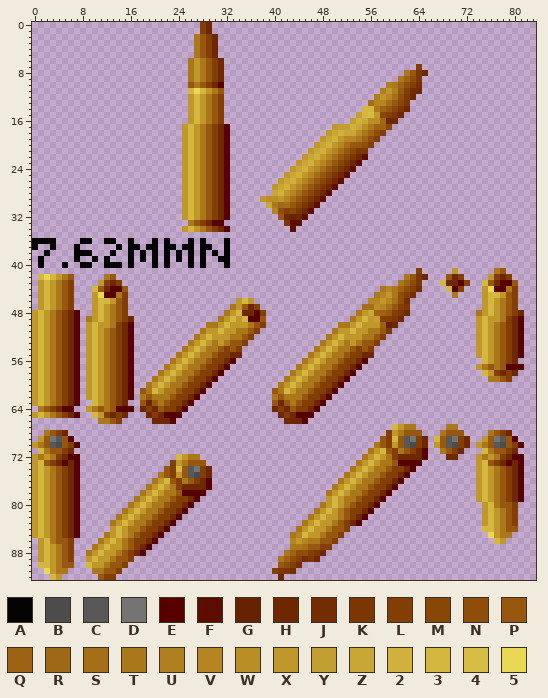
File history of a sprite sheet, graphics/Casings/776.png. This is how it looked before the edit.
The file is 84x93 pixels. Colours within 5 levels of each other are drawn and written as one.
Palette (. is transparent): A #040404  B #4c4c4c  C #585858  D #747474  E #570000  F #5c0d00  G #682101  H #6f2700  J #732d01  K #7b3602  L #833f03  M #894707  N #8f4d0a  P #97570f  Q #9d6213  R #9e6816  S #a56f18  T #ab771b  U #af7e1f  V #b48522  W #b98e27  X #bf972b  Y #c39e30  Z #c9a736  2 #cfb13b  3 #d3b73f  4 #d7bd43  5 #e8d854
Pixels before (only the part around the change), first column x 62:
26 ......................
27 ......................
28 ......................
29 ......................
30 ......................
31 ......................
32 ......................
33 ......................
34 ......................
35 ......................
36 ......................
37 ......................
38 ......................
39 ......................
40 ......................
41 ..L.....X......TP.....
42 TPKH...PHL....XLHL....
43 QNK...3HHEL..3PHEEP...
44 NLJ....3EL...X5EETL...
45 LJ......T....X33XPL...
46 J............X3XTPL...
47 K............X3XTPL...
48 H...........TX3XTPLH..
49 ............X3XXTLHE..
50 ............X3XTPLHE..
51 ............X3XTPLHE..
52 ............X3XTPLHE..
53 ............X3XTPLHE..
54 ............X3XTPLHE..
55 ............X3XTPLHE..
56 .............3XTPLH...
57 ............XTPTPEEE..
58 .............3XLHLH...
59 ..............TTPL....
60 ......................
61 ......................
62 ......................
63 ......................
64 ......................
65 ......................
66 ......................
67 TT.....TT.............
68 PPP...TPPP....TPLH....
69 CDLH.3PCDLH..XPDCPE...
70 CBLH.XPCBLH.XTPCBPLE..
71 PLHE..TPLH...3TPPLH...
72 HHHE...HH...XTXTLHEE..
73 EEE.........X3PLHEHE..
74 HE..........X3XTPLHE..
75 E...........X3XTPLHE..
76 ............X3XTPLHE..
77 ............X3XTPLHE..
78 ............X3XTPLHE..
79 ............X3XTPLHE..
80 .............X3TPPL...
81 .............X3XTPL...
82 .............X3XTPL...
83 .............X3XTPL...
84 .............33XTPP...
85 ..............5XTT....
86 ...............3X.....
87 ......................
88 ......................
89 ......................
90 ......................
91 ......................
92 ......................
And afterwards:
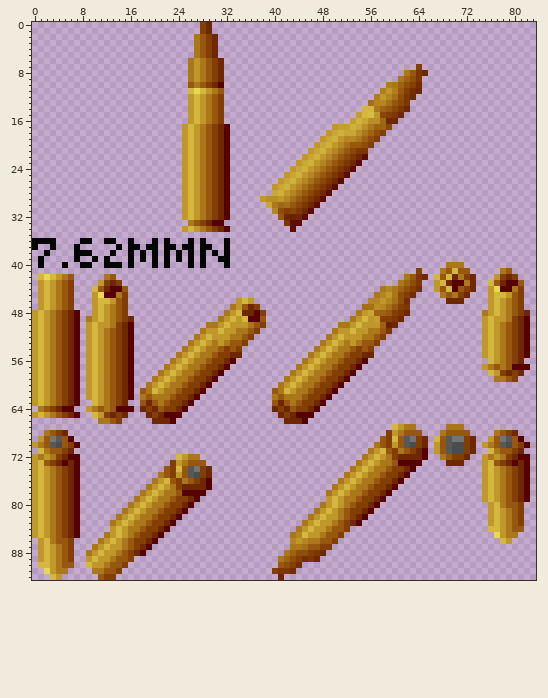
Log entry: Fix Casing sprite facing designations
The edit:
y 40: x 69..71 ... -> TTT
y 41: x 68..72 ..X.. -> TP3PP; x 77..79 TP. -> .TP
y 42: x 67..69 ..P -> 3P3; x 71..73 L.. -> TLH; x 76..80 XLHL. -> .XLHL
y 43: x 67 . -> X; x 70 H -> E; x 72..73 L. -> TH; x 75..78 3PHE -> .3PH; x 80..81 P. -> EP
y 44: x 67..68 .. -> XP; x 71..73 L.. -> PLH; x 75..77 X5E -> .X5; x 79..81 TL. -> ETL
y 45: x 68..69 .. -> TP; x 71..72 .. -> LH; x 75..76 X3 -> .X; x 78..81 XPL. -> 3XPL
y 46: x 69..71 ... -> HHH; x 75..81 X3XTPL. -> .X3XTPL
y 47: x 75..81 X3XTPL. -> .X3XTPL
y 48: x 74..82 TX3XTPLH. -> .TX3XTPLH
y 49: x 74..76 X3X -> .X3; x 78..82 TLHE. -> XTLHE
y 50..55: x 74..82 X3XTPLHE. -> .X3XTPLHE
y 56: x 75..81 3XTPLH. -> .3XTPLH
y 57: x 74..79 XTPTPE -> .XTPTP; x 82 . -> E
y 58: x 75..81 3XLHLH. -> .3XLHLH
y 59: x 76 T -> .; x 78..80 PL. -> TPL
y 67: x 71 . -> T
y 68: x 72 . -> P; x 76..80 TPLH. -> .TPLH
y 69: x 71..73 LH. -> DLH; x 75..81 XPDCPE. -> .XPDCPE
y 70: x 71..82 LH.XTPCBPLE. -> BLH.XTPCBPLE
y 71: x 67..73 .TPLH.. -> XPCBBLH; x 75..77 3TP -> .3T; x 79..81 LH. -> PLH
y 72: x 68..72 .HH.. -> TPLLH; x 74..80 XTXTLHE -> .XTXTLH; x 82 . -> E
y 73: x 69..71 ... -> HHH; x 74..82 X3PLHEHE. -> .X3PLHEHE
y 74..79: x 74..82 X3XTPLHE. -> .X3XTPLHE
y 80: x 75..78 X3TP -> .X3T; x 80..81 L. -> PL
y 81..83: x 75..81 X3XTPL. -> .X3XTPL
y 84: x 75 3 -> .; x 77..79 XTP -> 3XT; x 81 . -> P
y 85: x 76..78 5XT -> .5X; x 80 . -> T
y 86: x 77..79 3X. -> .3X
Changed places in both pictures, as pixel boxes (x1, y1, x2, y2):
changed: (434, 262, 530, 382)
changed: (434, 424, 530, 544)
